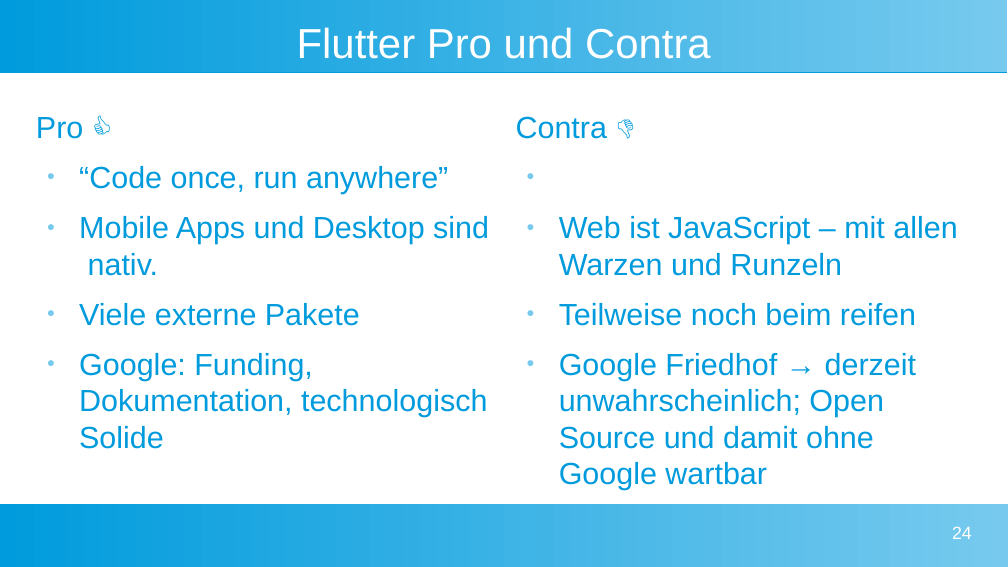
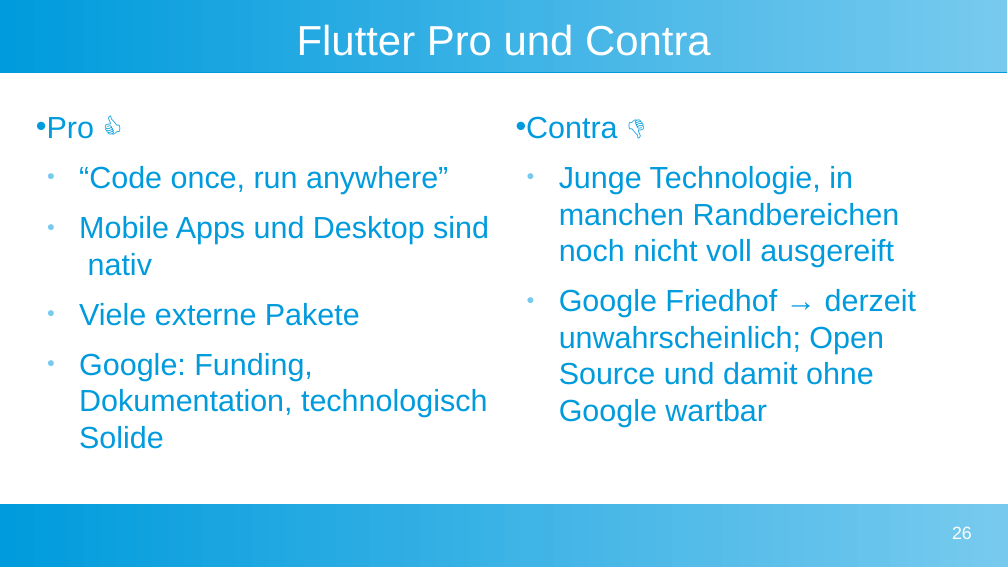
Before and after one commit to pygraz/django-flutter-example, a slide deck: slide 26 of enterPy Django meets Flutter.pptx (slide 24 before the commit). Drawn at 1008x567 pixels with LibreOffice and Linux fonts; fonts in the diff are those of the drawing; background and template pictures are left out. Boxes give left, top, right and bottom in pixels: in the first picture for what was removed or moved away, otherwise in the second. Text is boxed around its words. In the diff, an @@ line names an element or a change of style, - is before the commit and + after.

Commit message:
Add flutter slides and small corrections

```diff
--- a/enterPy Django meets Flutter.pptx
+++ b/enterPy Django meets Flutter.pptx
@@ title "Flutter Pro und Contra" at (x1=297, y1=24, x2=711, y2=56): line spacing 1 to 0.9 @@
@@ text at (x1=36, y1=117, x2=487, y2=449): bullet none to •; line spacing 1 to 0.9; more space between paragraphs @@
@@ text at (x1=516, y1=116, x2=916, y2=427): bullet none to •; line spacing 1 to 0.9; more space between paragraphs @@
@@ text at (x1=559, y1=166, x2=900, y2=267): text changed @@
-● Web ist JavaScript – mit allen Warzen und Runzeln
-● Teilweise noch beim reifen
+● Junge Technologie, in manchen Randbereichen noch nicht voll ausgereift
@@ text at (x1=79, y1=216, x2=489, y2=276): text changed @@
-● Mobile Apps und Desktop sind nativ.
+● Mobile Apps und Desktop sind nativ
@@ page number at (x1=952, y1=526, x2=972, y2=539): text changed @@
-24
+26
```
Also in this commit, not shown: 16 other slides changed, 3 slides added, 1 slide removed.
